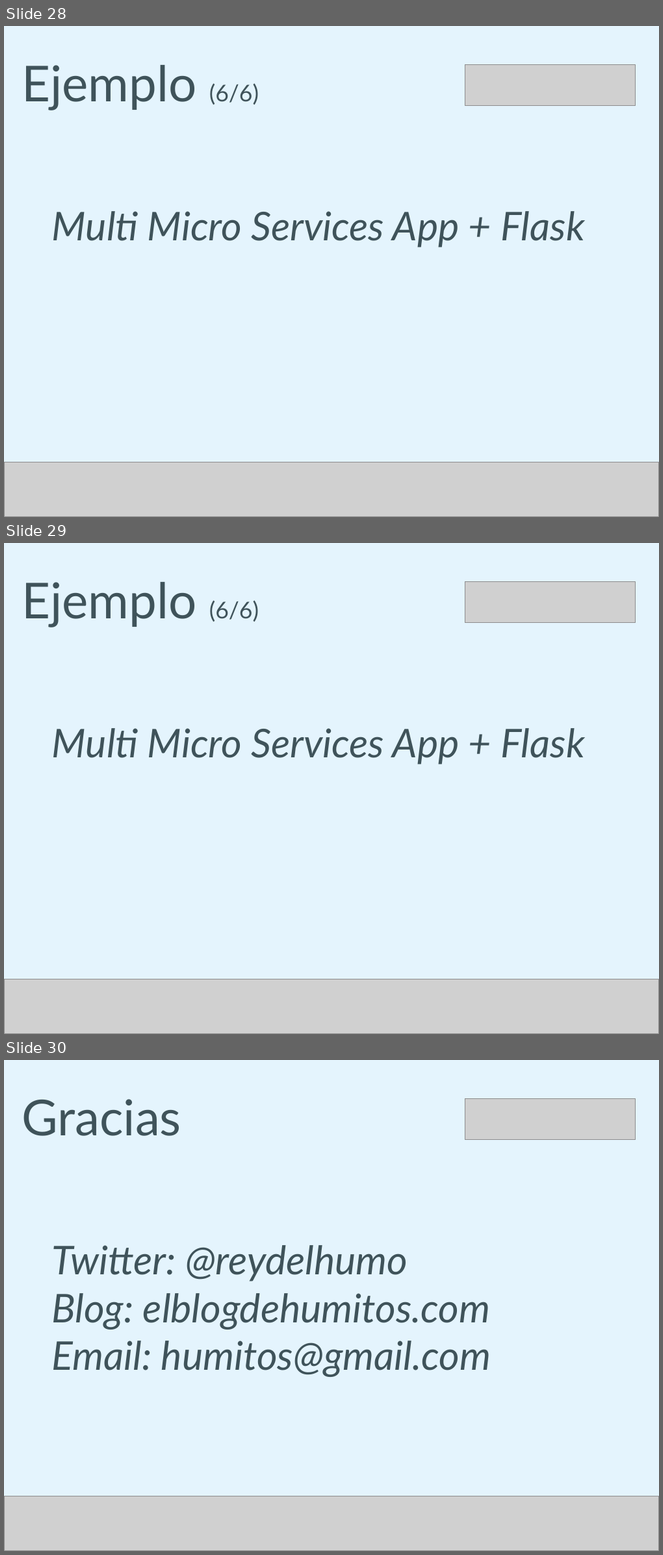
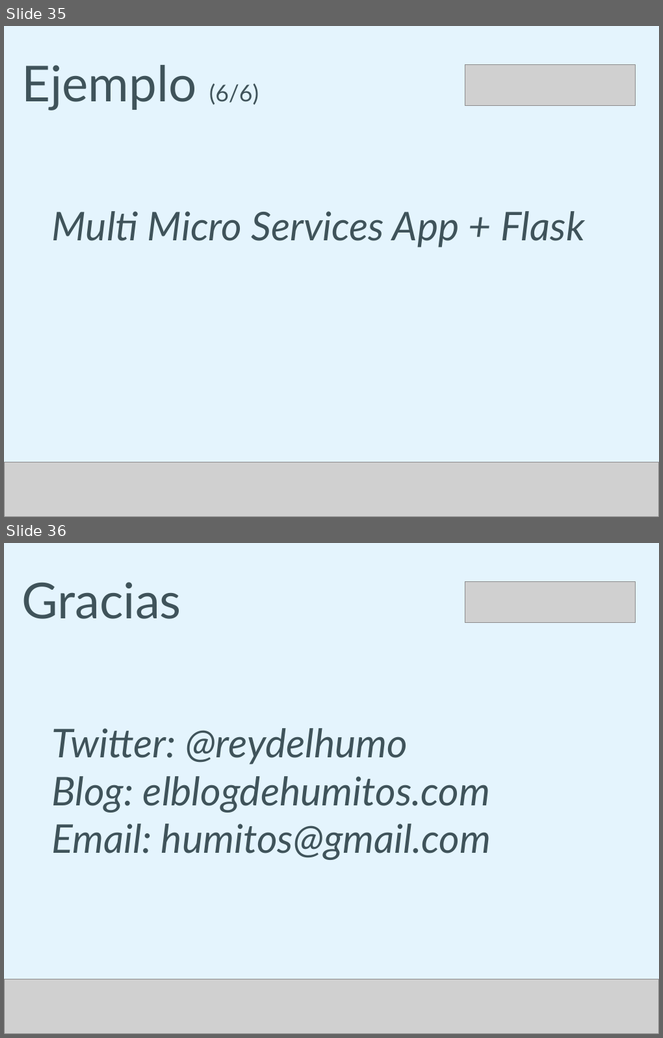
Before and after one commit to humitos/docker-workshop, a slide deck: talk/docker.odp. Shown one above the other, each under a label of ours: slides 28, 29 and 30 before the commit, slides 35 and 36 after it. The pictures are 663x1555 and 663x1038 pixels, drawn with LibreOffice and Linux fonts; fonts in the diff are those of the drawing; grey boxes stand for pictures. Boxes give left, top, right and bottom in pixels: in the first picture for what was removed or moved away, otherwise in the second. Text is boxed around its words. In the diff, an @@ line names an element or a change of style, - is before the commit and + after.

```diff
--- a/talk/docker.odp
+++ b/talk/docker.odp
@@ slide 29 removed at <box>4,543,659,1034</box>, background #E4F4FD @@
@@ text removed at <box>22,582,259,627</box> @@
-Ejemplo (6/6)
@@ picture removed at <box>466,582,636,623</box> @@
@@ text removed at <box>52,728,585,765</box> @@
-Multi Micro Services App + Flask
@@ picture removed at <box>4,980,659,1034</box> @@
@@ what was slide 28 is now slide 35 @@
@@ what was slide 30 is now slide 36 @@
```
Also in this commit, not shown: 4 slides changed, 7 slides added.
